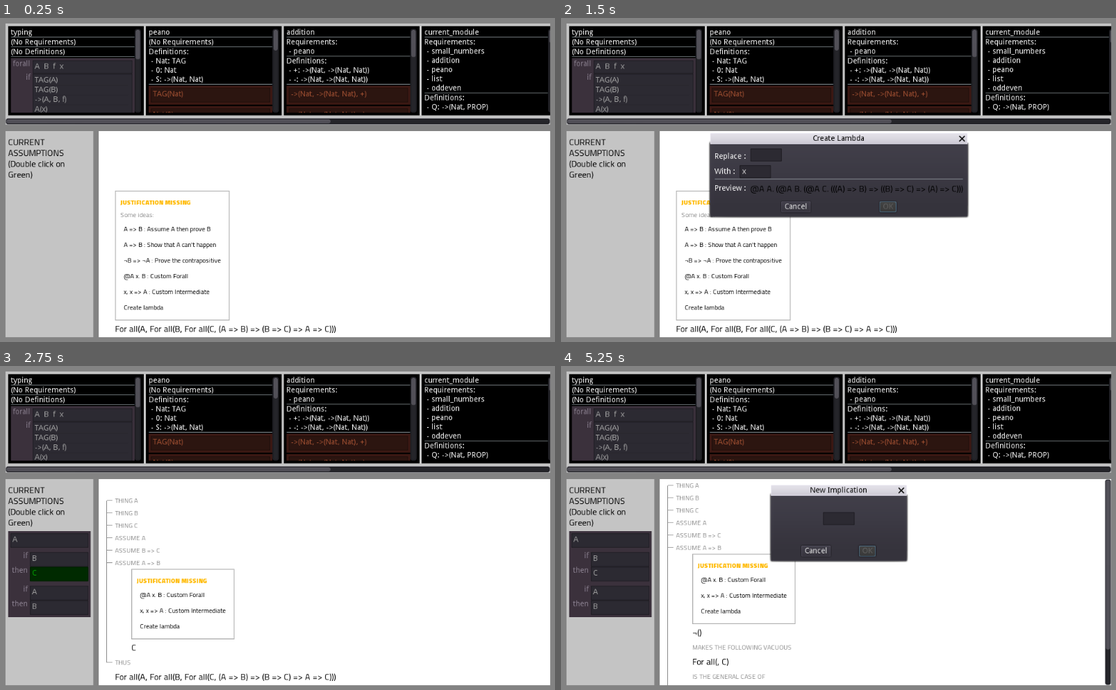
Above: before the commit, frames 1-4 (two rows, left to right).
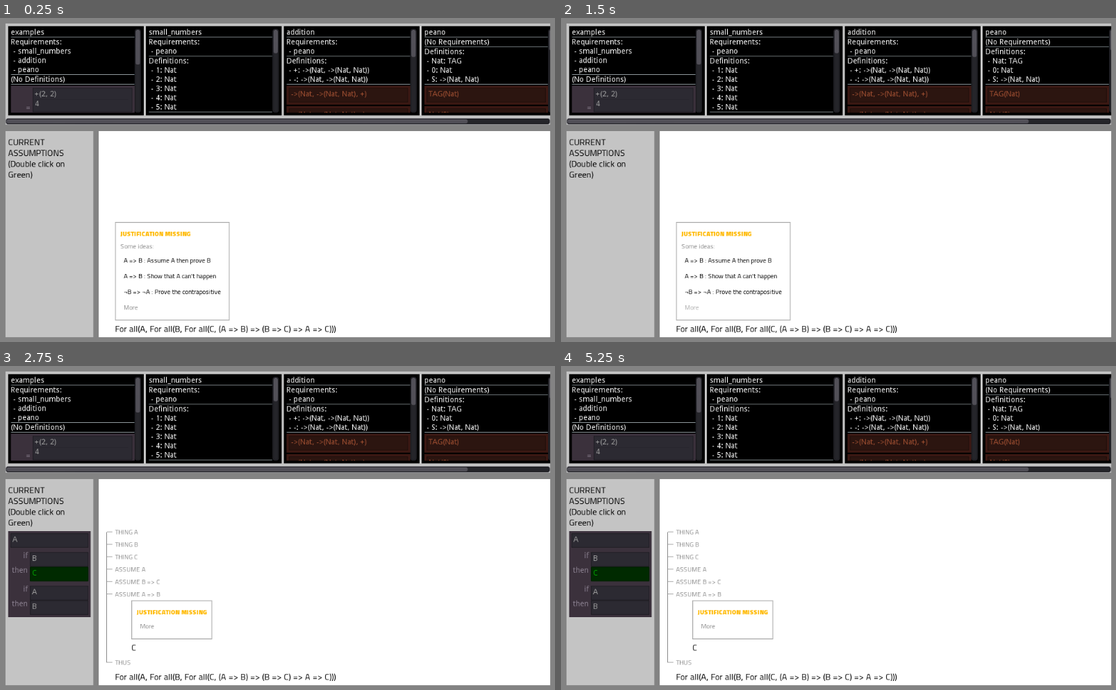
Above: after the commit, the same moments.

Repository: Negabinary/Math-Playground
Game: Godot game, scene res://Main.tscn
The game is run twice, just before and just after one commit, with the same random seed, the same clock (stepped at 60 frames per second) and the same inputs.
Inputs (mouse positions are in pixels of both pictures, inside the frame that each line leads up to):
- Up to frame 1 (0.25 s): no input
- Up to frame 2 (1.5 s): click (733, 306) at 0.5 s, where only the run after the commit has a clickable "More"; click (733, 306) at 1.25 s, where only the run after the commit has a clickable "Less"
- Up to frame 3 (2.75 s): click "A => B : Assume A then prove B" at 2 s
- Up to frame 4 (5.25 s): click (744, 596) at 2.75 s, where only the run before the commit has a clickable "@A x. B : Custom Forall"; click (644, 502) at 3.5 s, where only the run before the commit has a clickable "OK"; click (749, 609) at 4.25 s, where only the run before the commit has a clickable "A => B : Show that A can't ha…"; click (744, 596) at 5 s, where only the run before the commit has a clickable "x, x => A : Custom Intermedia…"

The runs differ from the first frame. In frame 1, 8.9% of the frame differs, in the area x 1-100%, y 3-91%; in frame 2, 21%; in frame 3, 8.8%; in frame 4, 17%.

Commit message:
Added option to hide advanced rules

Diff:
--- a/Modules.gd
+++ b/Modules.gd
@@ -15,10 +15,10 @@
 	#for module_name in ["diff_test","diff","fib","test","typing","trig","real_test","real","the_set_of_all_sets","functional","list","current_module","peano", "boolean", "small_numbers","addition"]:
 	#for module_name in ["trig","real_test","real"]:
 	#for module_name in ["bool/bool_type", "bool/bool_and", "bool/bool_or", "bool/de_morgan"]:
-	#for module_name in ["2p2e4","small_numbers","addition","peano"]:
+	for module_name in ["examples","small_numbers","addition","peano"]:
 	#for module_name in ["pres/peano","pres/2nat"]:
 	#for module_name in ["peano","addition","small_numbers","l1/syntax","l1/opsemant"]:
-	for module_name in ["typing","peano","addition","current_module","logic","oddeven"]:
+	#for module_name in ["typing","peano","addition","current_module","logic","oddeven"]:
 		add_module(module_loader.get_module(module_name), module_name, selection_handler)
 
 
--- a/lib/2p2e4.tres
+++ /dev/null
@@ -1,6 +0,0 @@
-@R small_numbers
-@R addition
-@R peano
-
-@= +(2,2)
-@> 4
--- /dev/null
+++ b/lib/examples.tres
@@ -0,0 +1,15 @@
+@R small_numbers
+@R addition
+@R peano
+
+@= +(2,2)
+@> 4
+
+@A n : Nat
+@= +(0,n)
+@> 0
+
+@A n : Nat
+@A m : Nat
+@= +(m,n)
+@> +(n,m)
--- a/src/visual/written_proof/written_justification.gd
+++ b/src/visual/written_proof/written_justification.gd
@@ -1,8 +1,8 @@
 extends TextureButton
 class_name WrittenJustification
 
-var j_text : String = "USING BLACK MAGIC (i.e. This is sound but I haven't implemented a visualisation for this reasoning yet)"
-var icon : String
+export var j_text : String = "USING BLACK MAGIC (i.e. This is sound but I haven't implemented a visualisation for this reasoning yet)"
+export var icon : String
 
 func set_text(new_text:String, new_icon:="") -> void:
 	j_text = new_text
--- a/src/visual/written_proof_box/WPBMissing.gd
+++ b/src/visual/written_proof_box/WPBMissing.gd
@@ -33,13 +33,13 @@
 	ui_matching_button = $Ideas/PanelContainer/VBoxContainer/MatchingButton
 	ui_matching_button.visible = false
 	ui_custom_forall_button = $Ideas/PanelContainer/VBoxContainer/CustomForAllButton
-	ui_custom_forall_button.visible = true
+	ui_custom_forall_button.visible = false
 	ui_custom_forall_button.connect("pressed", self, "_custom_forall_button")
 	ui_custom_implication_button = $Ideas/PanelContainer/VBoxContainer/CustomImplicationButton
-	ui_custom_implication_button.visible = true
+	ui_custom_implication_button.visible = false
 	ui_custom_implication_button.connect("pressed", self, "_custom_implication_button")
 	ui_create_lambda_button = $Ideas/PanelContainer/VBoxContainer/CreateLamdaButton
-	ui_create_lambda_button.visible = true
+	ui_create_lambda_button.visible = false
 	ui_create_lambda_button.connect("pressed", self, "_create_lambda_button")
 	ui_destroy_lambda_button = $Ideas/PanelContainer/VBoxContainer/DestroyLambdaButton
 	ui_destroy_lambda_button.connect("pressed", self, "_destroy_lambda_button")
@@ -134,3 +134,10 @@
 func _on_create_lambda_confirm():
 	var create_lambda = $Ideas/PanelContainer/VBoxContainer/CreateLamdaButton/WindowDialog/CreateLambda
 	proof_step.justify_with_create_lambda(create_lambda.get_locator(), create_lambda.get_argument_locations(), create_lambda.get_argument_types(), create_lambda.get_argument_values())
+
+
+func _on_Custom_pressed():
+	ui_custom_forall_button.visible = !ui_custom_forall_button.visible
+	ui_custom_implication_button.visible = !ui_custom_implication_button.visible
+	ui_create_lambda_button.visible = !ui_create_lambda_button.visible
+	$Ideas/PanelContainer/VBoxContainer/Custom.text = "More" if $Ideas/PanelContainer/VBoxContainer/Custom.text == "Less" else "Less"
--- a/src/visual/written_proof_box/WPBMissing.tscn
+++ b/src/visual/written_proof_box/WPBMissing.tscn
@@ -19,20 +19,20 @@
 
 [node name="Ideas" type="MarginContainer" parent="."]
 margin_right = 235.0
-margin_bottom = 361.0
+margin_bottom = 295.0
 size_flags_horizontal = 0
 custom_constants/margin_left = 30
 
 [node name="PanelContainer" type="PanelContainer" parent="Ideas"]
 margin_left = 30.0
 margin_right = 235.0
-margin_bottom = 361.0
+margin_bottom = 295.0
 
 [node name="VBoxContainer" type="VBoxContainer" parent="Ideas/PanelContainer"]
 margin_left = 7.0
 margin_top = 7.0
 margin_right = 198.0
-margin_bottom = 354.0
+margin_bottom = 288.0
 __meta__ = {
 "_edit_use_anchors_": false
 }
@@ -132,10 +132,27 @@
 "_edit_use_anchors_": false
 }
 
+[node name="DestroyLambdaButton" type="Button" parent="Ideas/PanelContainer/VBoxContainer"]
+margin_top = 219.0
+margin_right = 191.0
+margin_bottom = 248.0
+custom_fonts/font = ExtResource( 3 )
+custom_colors/font_color_disabled = Color( 0.631373, 0.631373, 0.631373, 1 )
+custom_colors/font_color = Color( 0, 0, 0, 1 )
+custom_colors/font_color_hover = Color( 0, 0, 0, 1 )
+custom_colors/font_color_pressed = Color( 0, 0, 0, 1 )
+text = "Destroy Lambda"
+flat = true
+align = 0
+__meta__ = {
+"_edit_use_anchors_": false
+}
+
 [node name="CustomForAllButton" type="Button" parent="Ideas/PanelContainer/VBoxContainer"]
-margin_top = 219.0
-margin_right = 191.0
-margin_bottom = 248.0
+visible = false
+margin_top = 256.0
+margin_right = 191.0
+margin_bottom = 285.0
 custom_fonts/font = ExtResource( 3 )
 custom_colors/font_color_disabled = Color( 0.631373, 0.631373, 0.631373, 1 )
 custom_colors/font_color = Color( 0, 0, 0, 1 )
@@ -171,9 +188,10 @@
 }
 
 [node name="CustomImplicationButton" type="Button" parent="Ideas/PanelContainer/VBoxContainer"]
-margin_top = 252.0
-margin_right = 191.0
-margin_bottom = 281.0
+visible = false
+margin_top = 256.0
+margin_right = 191.0
+margin_bottom = 285.0
 custom_fonts/font = ExtResource( 3 )
 custom_colors/font_color_disabled = Color( 0.631373, 0.631373, 0.631373, 1 )
 custom_colors/font_color = Color( 0, 0, 0, 1 )
@@ -218,9 +236,10 @@
 }
 
 [node name="CreateLamdaButton" type="Button" parent="Ideas/PanelContainer/VBoxContainer"]
-margin_top = 285.0
-margin_right = 191.0
-margin_bottom = 314.0
+visible = false
+margin_top = 256.0
+margin_right = 191.0
+margin_bottom = 285.0
 custom_fonts/font = ExtResource( 3 )
 custom_colors/font_color_disabled = Color( 0.631373, 0.631373, 0.631373, 1 )
 custom_colors/font_color = Color( 0, 0, 0, 1 )
@@ -246,26 +265,25 @@
 
 [node name="CreateLambda" parent="Ideas/PanelContainer/VBoxContainer/CreateLamdaButton/WindowDialog" instance=ExtResource( 7 )]
 
-[node name="DestroyLambdaButton" type="Button" parent="Ideas/PanelContainer/VBoxContainer"]
-margin_top = 318.0
-margin_right = 191.0
-margin_bottom = 347.0
-custom_fonts/font = ExtResource( 3 )
-custom_colors/font_color_disabled = Color( 0.631373, 0.631373, 0.631373, 1 )
-custom_colors/font_color = Color( 0, 0, 0, 1 )
-custom_colors/font_color_hover = Color( 0, 0, 0, 1 )
-custom_colors/font_color_pressed = Color( 0, 0, 0, 1 )
-text = "Destroy Lambda"
-flat = true
-align = 0
-__meta__ = {
-"_edit_use_anchors_": false
-}
+[node name="Custom" type="Button" parent="Ideas/PanelContainer/VBoxContainer"]
+margin_top = 252.0
+margin_right = 191.0
+margin_bottom = 281.0
+focus_mode = 0
+custom_fonts/font = ExtResource( 3 )
+custom_colors/font_color = Color( 0.537255, 0.537255, 0.537255, 1 )
+custom_colors/font_color_hover = Color( 0.67, 0.67, 0.67, 1 )
+custom_colors/font_color_pressed = Color( 0.39, 0.39, 0.39, 1 )
+enabled_focus_mode = 0
+text = "More"
+flat = true
+align = 0
 
 [node name="Statement" type="Control" parent="."]
-margin_top = 365.0
+margin_top = 299.0
 margin_right = 1024.0
-margin_bottom = 365.0
+margin_bottom = 299.0
 script = ExtResource( 5 )
 [connection signal="expr_item_changed" from="Ideas/PanelContainer/VBoxContainer/CustomImplicationButton/NewImplicationDialog/CenterContainer/ExprItemEdit" to="Ideas/PanelContainer/VBoxContainer/CustomImplicationButton/NewImplicationDialog" method="_on_ExprItemEdit_expr_item_changed"]
 [connection signal="update" from="Ideas/PanelContainer/VBoxContainer/CreateLamdaButton/WindowDialog/CreateLambda" to="Ideas/PanelContainer/VBoxContainer/CreateLamdaButton/WindowDialog" method="_on_CreateLambda_update"]
+[connection signal="pressed" from="Ideas/PanelContainer/VBoxContainer/Custom" to="." method="_on_Custom_pressed"]
